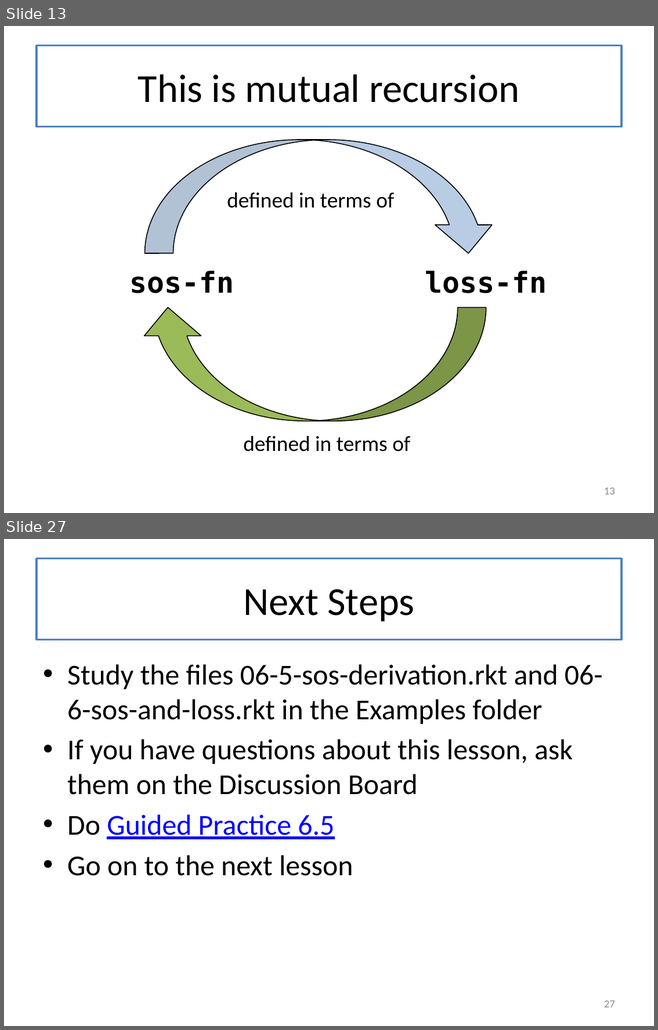
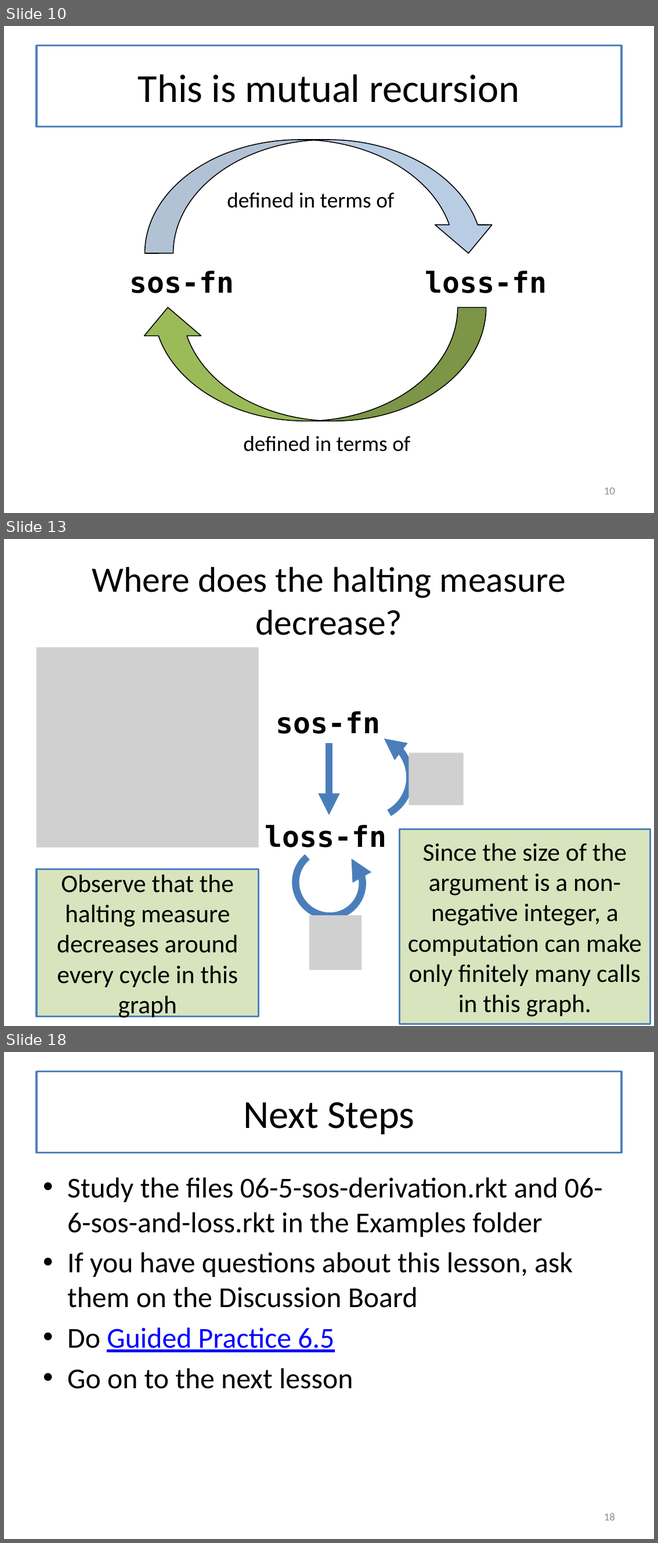
Before and after one commit to mwand/cs5010f16, a slide deck: Slides/Lesson 6.6 Halting Functions for Tree-Like Structures.pptx. Shown one above the other, each under a label of ours: slides 13 and 27 before the commit, slides 10, 13 and 18 after it; the slides between them are not shown. The pictures are 658x1030 and 658x1543 pixels, drawn with LibreOffice and Linux fonts; fonts in the diff are those of the drawing; grey boxes stand for pictures. Boxes give left, top, right and bottom in pixels: in the first picture for what was removed or moved away, otherwise in the second. Text is boxed around its words. In the diff, an @@ line names an element or a change of style, - is before the commit and + after.

```diff
--- a/Slides/Lesson 6.6 Halting Functions for Tree-Like Structures.pptx
+++ b/Slides/Lesson 6.6 Halting Functions for Tree-Like Structures.pptx
@@ slide 13 added at (x1=4, y1=539, x2=654, y2=1026), background #FFFFFF @@
@@ title added at (x1=36, y1=559, x2=621, y2=640), fill #FFFFFF, outline #4F81BD 2 pt, 39.6 pt, text #000000 @@
+Where does the halting measure decrease?
@@ picture added at (x1=36, y1=647, x2=259, y2=848) @@
@@ text added at (x1=275, y1=711, x2=380, y2=734), 32 pt, text #000000, bold @@
+sos-fn
@@ arc (boxed as its full ellipse) added at (x1=313, y1=722, x2=423, y2=831), outline #4B7EBC 8 pt @@
@@ arrow added from (329, 743) to (329, 815), #4B7EBC 8 pt @@
@@ picture added at (x1=408, y1=752, x2=463, y2=805) @@
@@ text added at (x1=265, y1=825, x2=387, y2=848), 32 pt, text #000000, bold @@
+loss-fn
@@ rectangle added at (x1=399, y1=830, x2=650, y2=1024), fill #D7E4BD, outline #4F81BD 2 pt, 28 pt, text #000000 @@
+Since the size of the argument is a non-negative integer, a computation can make only finitely many calls in this graph.
@@ arc (boxed as its full ellipse) added at (x1=281, y1=836, x2=376, y2=931), outline #4B7EBC 8 pt @@
@@ rectangle added at (x1=36, y1=869, x2=259, y2=1016), fill #D7E4BD, outline #4F81BD 2 pt, 28 pt, text #000000 @@
+Observe that the halting measure decreases around every cycle in this graph
@@ picture added at (x1=309, y1=916, x2=362, y2=971) @@
@@ what was slide 13 is now slide 10 @@
@@ page number at (x1=604, y1=488, x2=615, y2=495): text changed @@
-13
+10
@@ what was slide 27 is now slide 18 @@
@@ page number at (x1=604, y1=1513, x2=615, y2=1521): text changed @@
-27
+18
```
Also in this commit, not shown: 4 slides changed, 9 other slides added, 19 slides removed.
